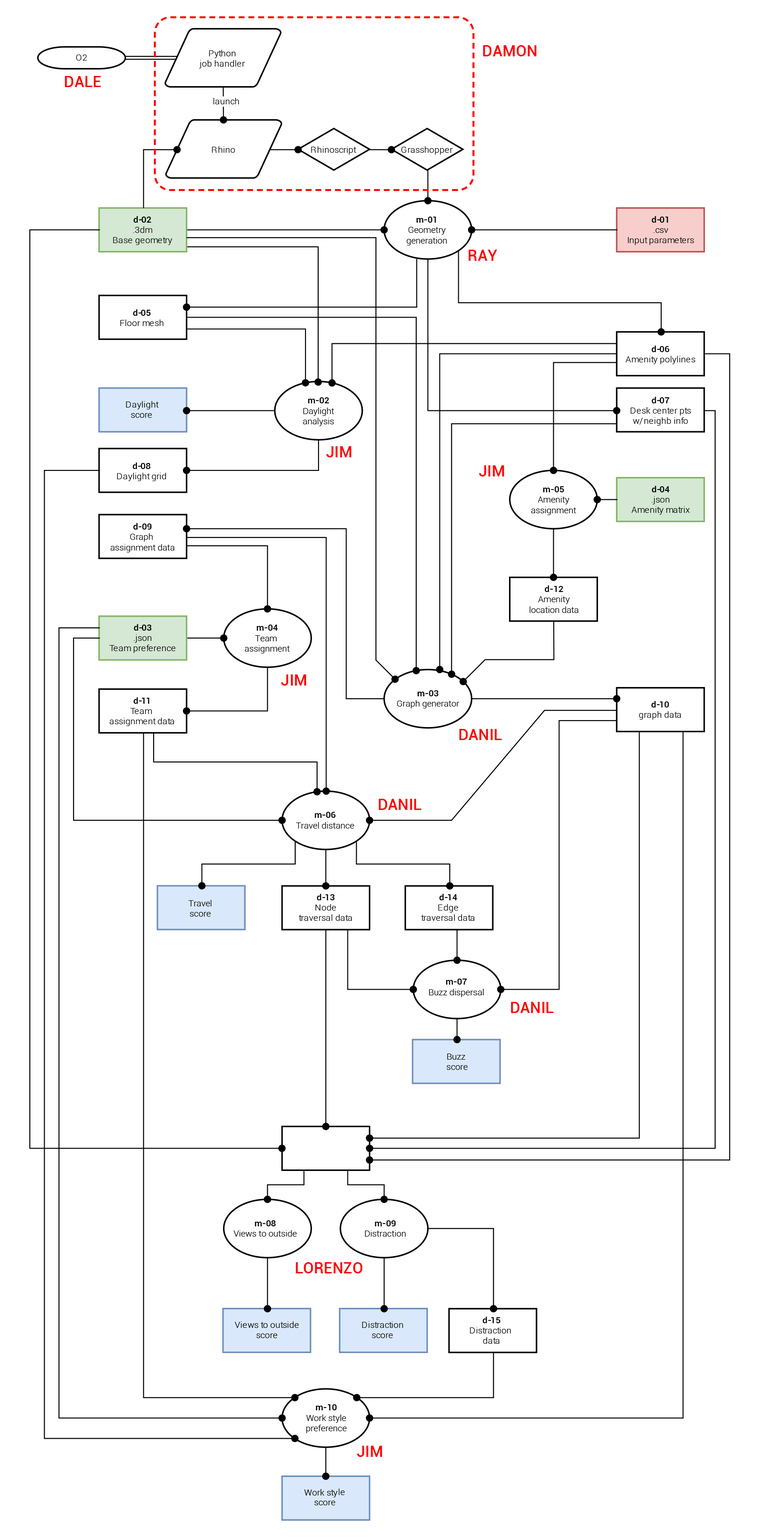
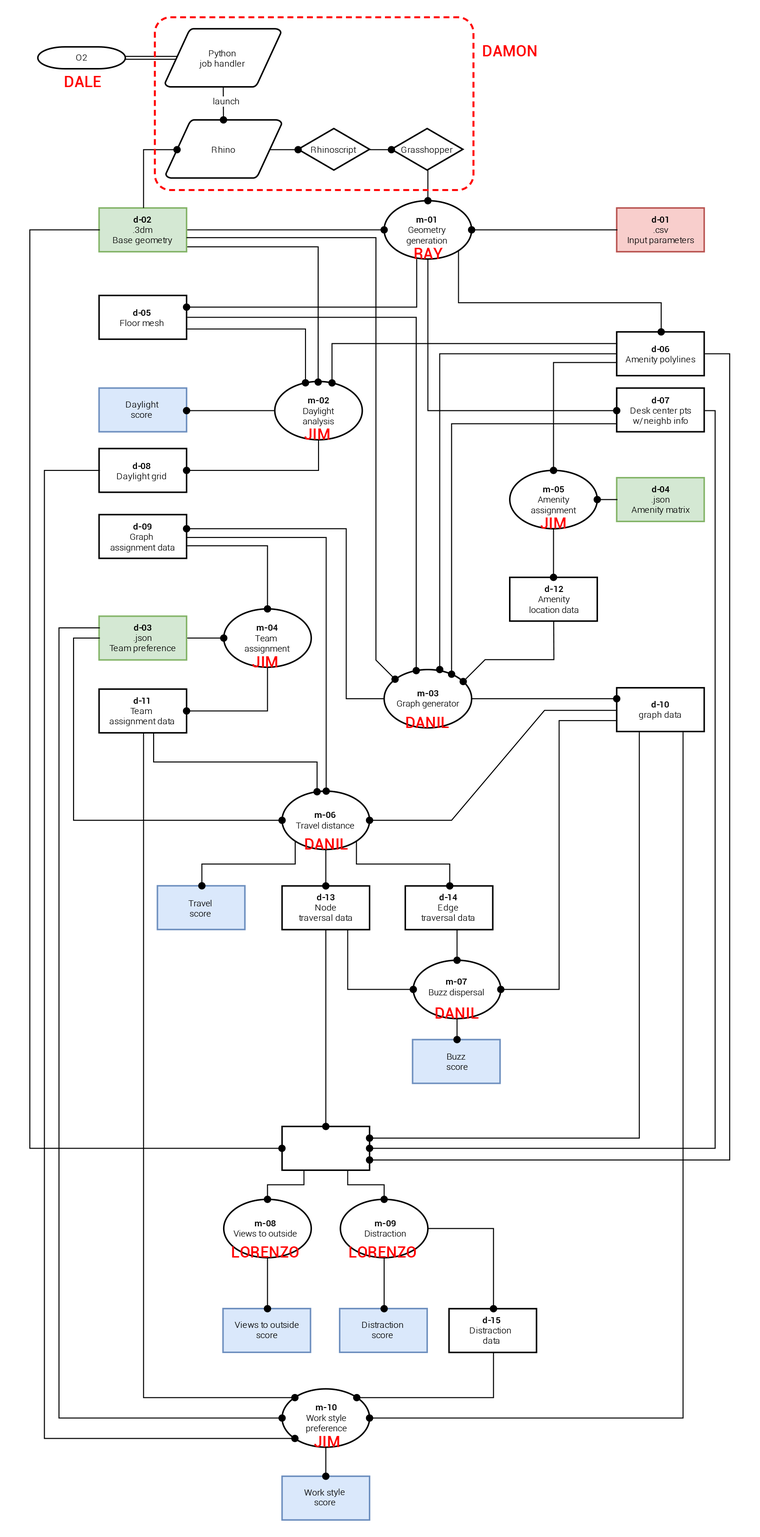
Layered file, before and after one edit (760 x 1537). Changes by layer:
painted on "flow chart" over bbox(231, 247, 566, 1498)
